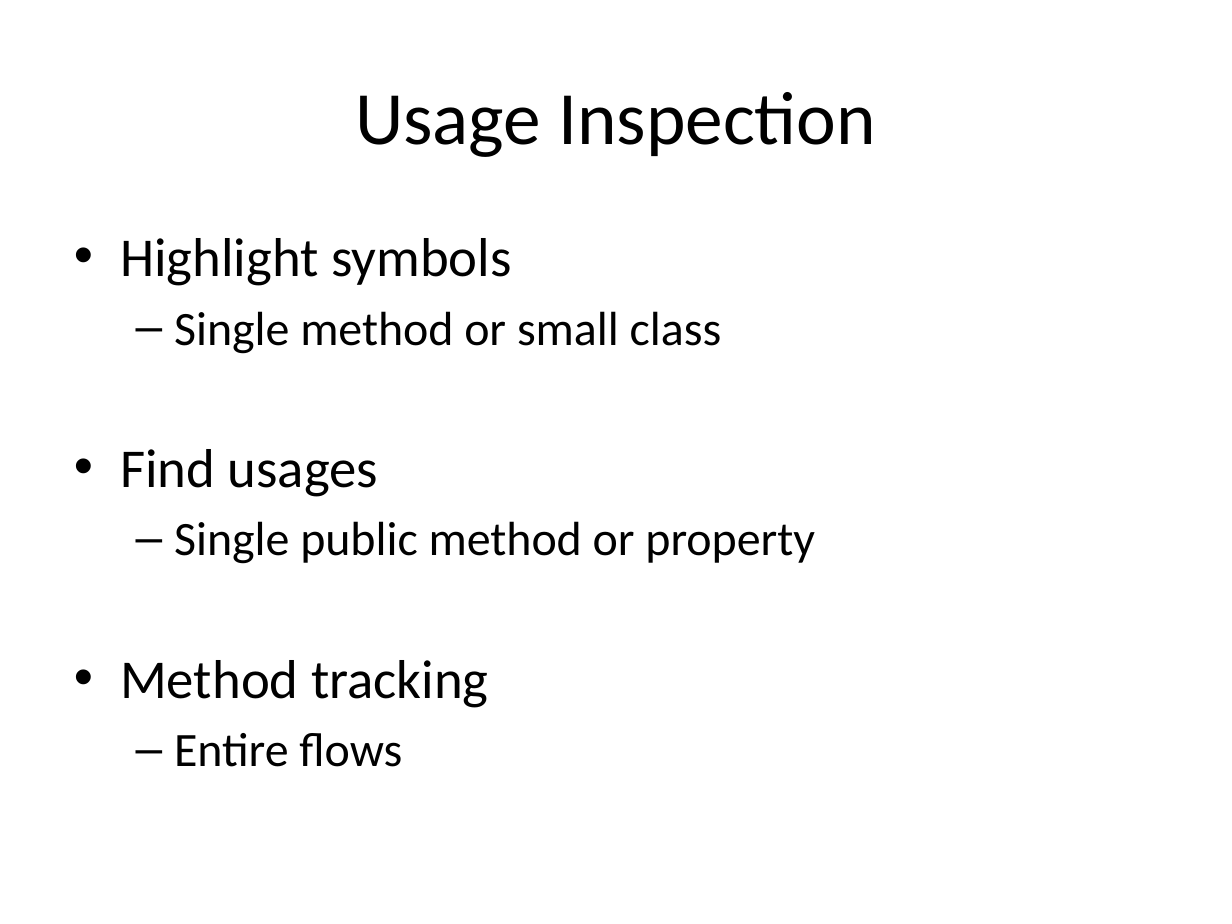
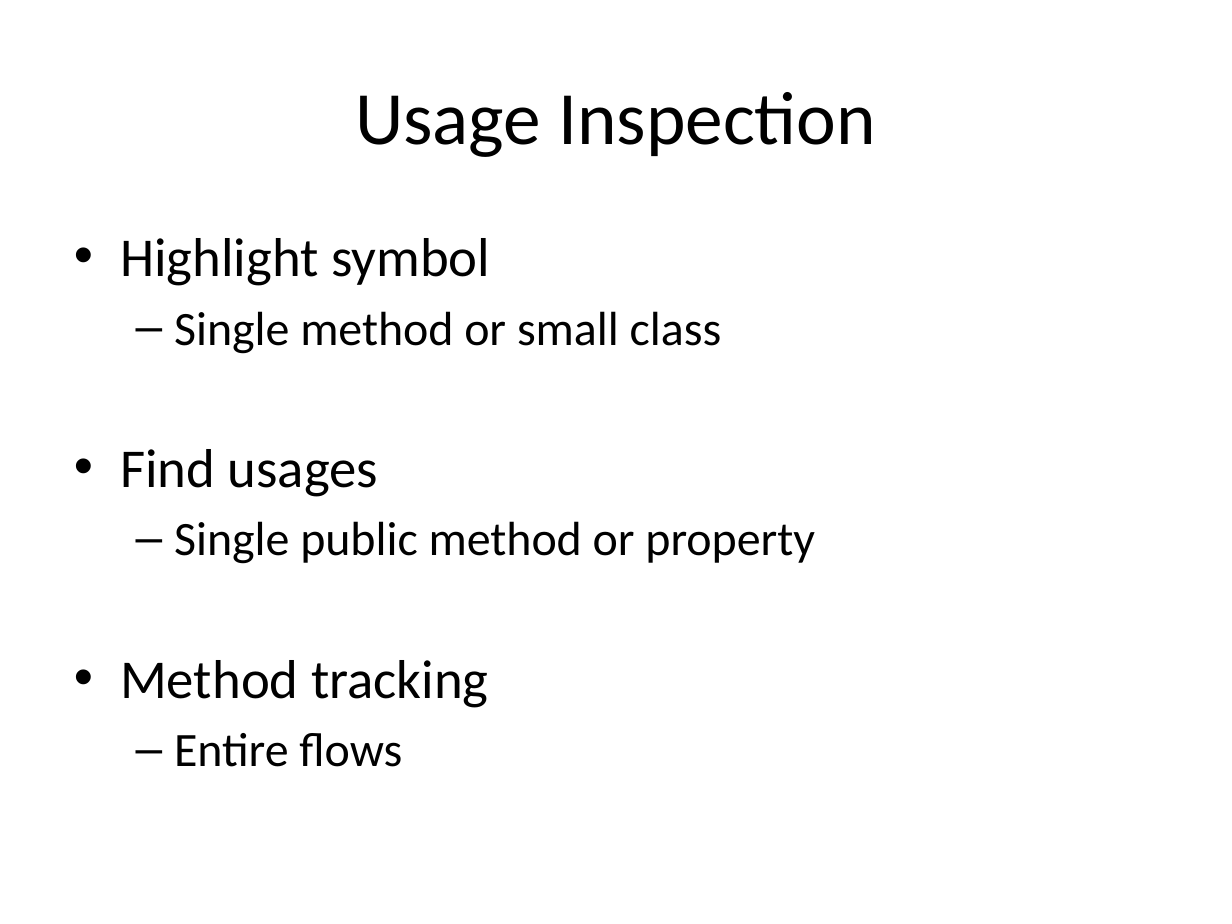
Before and after one commit to rasmuskl/ReSharperCourse, a slide deck: slide 24 of Presentations/2 - Exercises - ReSharper Course.pptx (slide 23 before the commit). Drawn at 1232x924 pixels with LibreOffice and Linux fonts; fonts in the diff are those of the drawing. Boxes give left, top, right and bottom in pixels: in the first picture for what was removed or moved away, otherwise in the second. Text is boxed around its words. In the diff, an @@ line names an element or a change of style, - is before the commit and + after.

```diff
--- a/Presentations/2 - Exercises - ReSharper Course.pptx
+++ b/Presentations/2 - Exercises - ReSharper Course.pptx
@@ text at <box>120,238,490,286</box>: text changed @@
-• Highlight symbols
+• Highlight symbol
```
Also in this commit, not shown: 8 other slides changed, 6 slides added, 1 slide removed, 9 other files.
